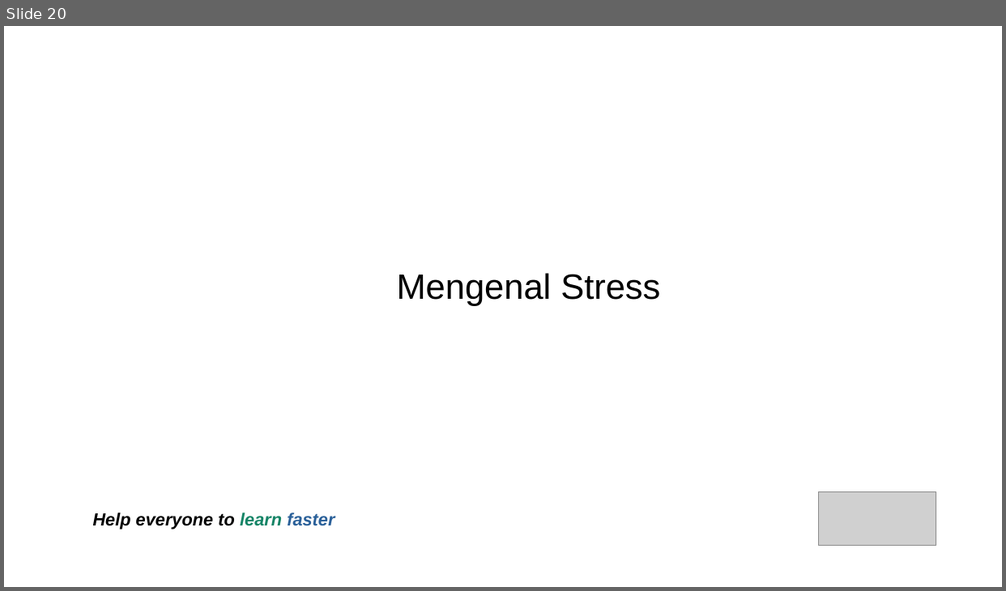
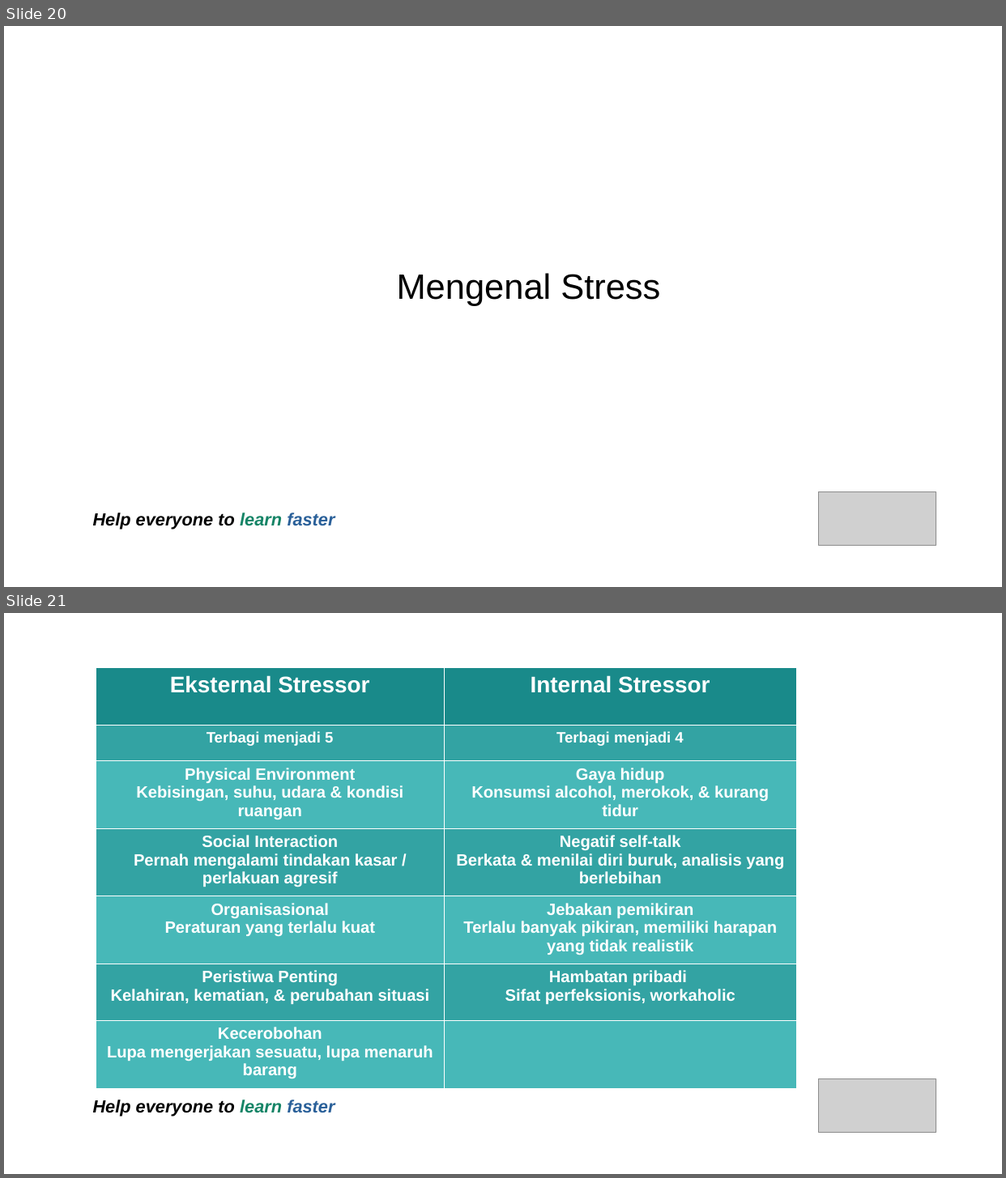
Before and after one commit to jejaksaid/course-flc, a slide deck: time-and-stress-management/sllide.odp. Shown one above the other, each under a label of ours: slide 20 before the commit, slides 20 and 21 after it. The pictures are 1006x591 and 1006x1178 pixels, drawn with LibreOffice and Linux fonts; fonts in the diff are those of the drawing; grey boxes stand for pictures; background and template pictures are left out. Boxes give left, top, right and bottom in pixels: in the first picture for what was removed or moved away, otherwise in the second. Text is boxed around its words. In the diff, an @@ line names an element or a change of style, - is before the commit and + after.

```diff
--- a/time-and-stress-management/sllide.odp
+++ b/time-and-stress-management/sllide.odp
@@ slide 21 added at (4, 613, 1002, 1174), background picture (left out) @@
@@ table added at (96, 667, 796, 1088), 7 rows, 2 columns @@
+Eksternal Stressor | Internal Stressor
+Terbagi menjadi 5 | Terbagi menjadi 4
+Physical Environment / Kebisingan, suhu, udara & kondisi ruangan | Gaya hidup / Konsumsi alcohol, merokok, & kurang tidur
+Social Interaction / Pernah mengalami tindakan kasar / perlakuan agresif | Negatif self-talk / Berkata & menilai diri buruk, analisis yang berlebihan
+Organisasional / Peraturan yang terlalu kuat | Jebakan pemikiran / Terlalu banyak pikiran, memiliki harapan yang tidak realistik
+Peristiwa Penting / Kelahiran, kematian, & perubahan situasi | Hambatan pribadi / Sifat perfeksionis, workaholic
+Kecerobohan / Lupa mengerjakan sesuatu, lupa menaruh barang | 
@@ picture added at (819, 1080, 936, 1134) @@
@@ text added at (93, 1100, 334, 1116), 14 pt, text #000000, bold, italic @@
+Help everyone to learn faster
```
Also in this commit, not shown: 1 slide changed, 9 other slides added, 1 other file.
